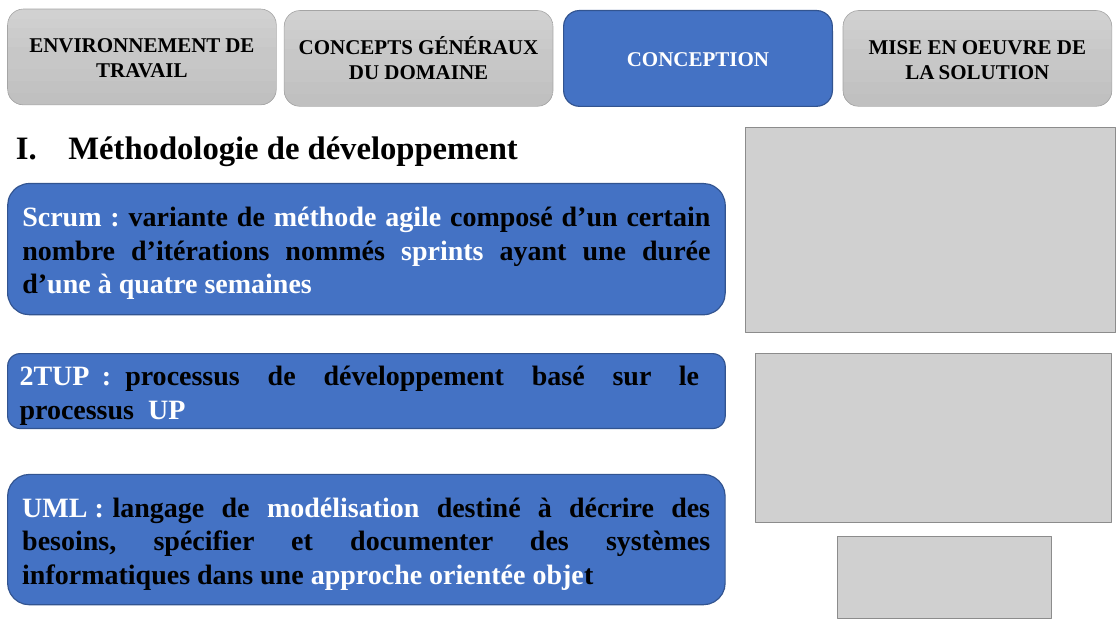
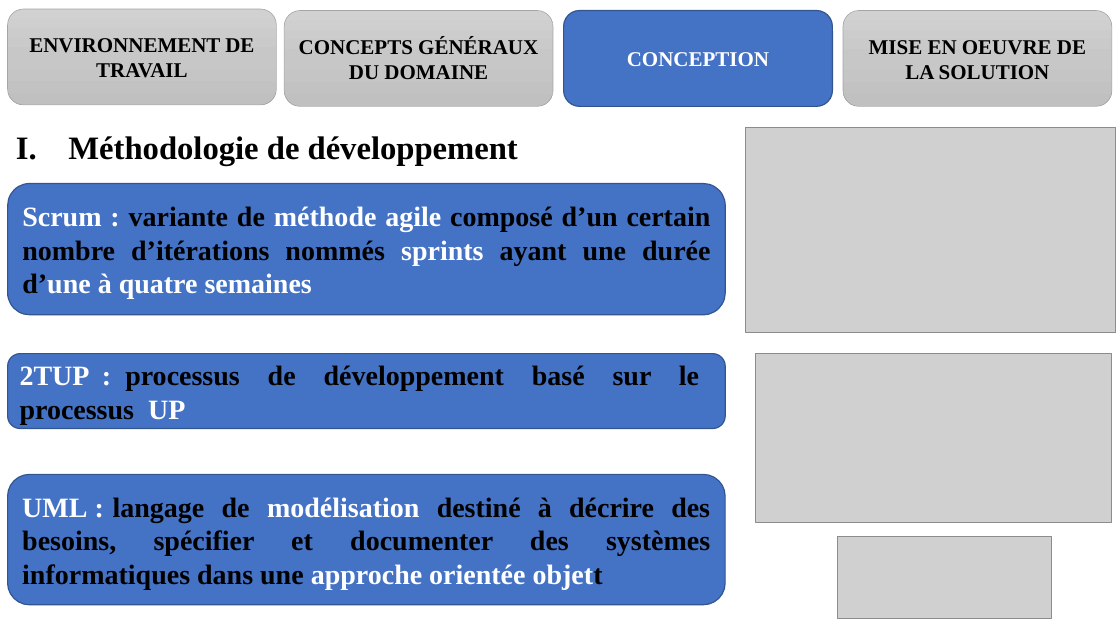
Before and after one commit to melaken/distdocs, a slide deck: slide 14 of Documents/theme/diapo.pptx. Drawn at 1120x630 pixels with LibreOffice and Linux fonts; fonts in the diff are those of the drawing; grey boxes stand for pictures. Boxes give left, top, right and bottom in pixels: in the first picture for what was removed or moved away, otherwise in the second. Text is boxed around its words. In the diff, an @@ line names an element or a change of style, - is before the commit and + after.

```diff
--- a/Documents/theme/diapo.pptx
+++ b/Documents/theme/diapo.pptx
@@ text in rounded rectangle at (22, 497, 710, 589): text changed @@
-UML : langage de modélisation destiné à décrire des besoins, spécifier et documenter des systèmes informatiques dans une approche orientée objet
+UML : langage de modélisation destiné à décrire des besoins, spécifier et documenter des systèmes informatiques dans une approche orientée objett
```
Also in this commit, not shown: 8 other slides changed, 12 other files.
